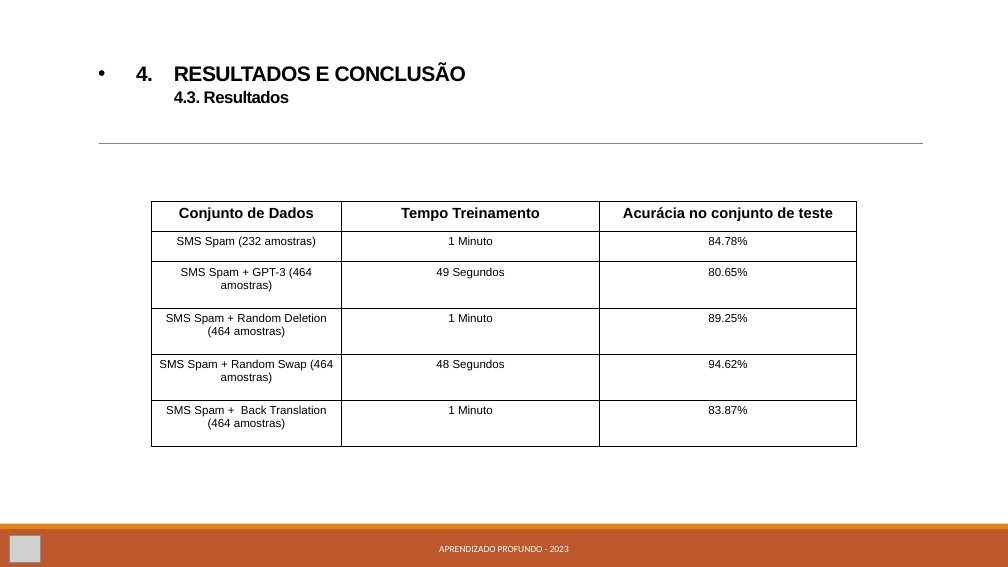
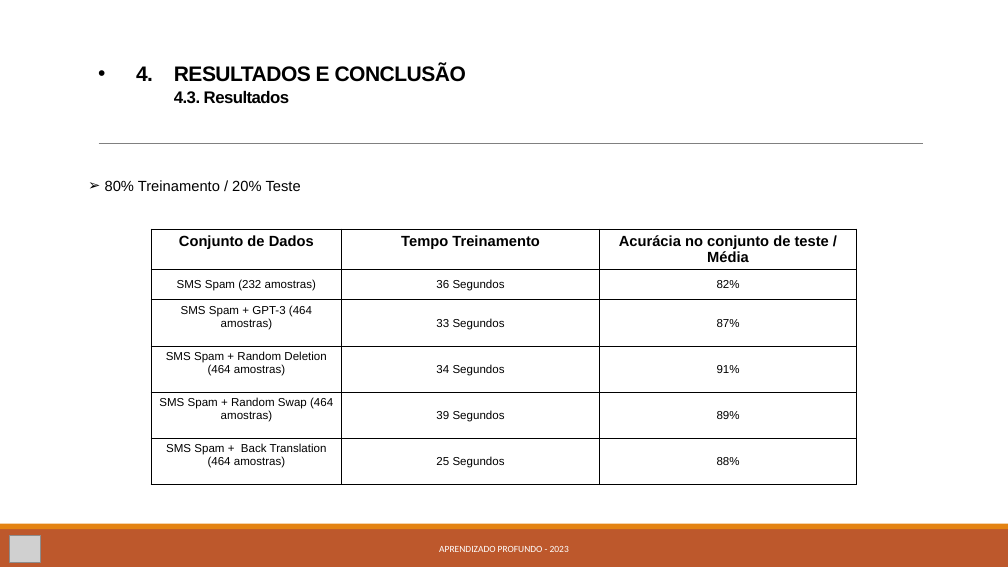
Before and after one commit to kevinsrq/data_augmentation, a slide deck: slide 21 of Apresentação.pptx (slide 16 before the commit). Drawn at 1008x567 pixels with LibreOffice and Linux fonts; fonts in the diff are those of the drawing; grey boxes stand for pictures. Boxes give left, top, right and bottom in pixels: in the first picture for what was removed or moved away, otherwise in the second. Text is boxed around its words. In the diff, an @@ line names an element or a change of style, - is before the commit and + after.

```diff
--- a/Apresentação.pptx
+++ b/Apresentação.pptx
@@ text added at [105, 180, 301, 191], 14 pt, text #000000 @@
+➢ 80% Treinamento / 20% Teste
@@ table at [151, 229, 858, 499] @@
-row 1, column 3: Acurácia no conjunto de teste
+row 1, column 3: Acurácia no conjunto de teste / Média
-row 2, column 2: 1 Minuto
+row 2, column 2: 36 Segundos
-row 2, column 3: 84.78%
+row 2, column 3: 82%
-row 3, column 2: 49 Segundos
+row 3, column 2: 33 Segundos
-row 3, column 3: 80.65%
+row 3, column 3: 87%
-row 4, column 2: 1 Minuto
+row 4, column 2: 34 Segundos
-row 4, column 3: 89.25%
+row 4, column 3: 91%
-row 5, column 2: 48 Segundos
+row 5, column 2: 39 Segundos
-row 5, column 3: 94.62%
+row 5, column 3: 89%
-row 6, column 2: 1 Minuto
+row 6, column 2: 25 Segundos
-row 6, column 3: 83.87%
+row 6, column 3: 88%
@@ table: place and size @@
-table at [151, 201, 858, 458]
+table at [151, 229, 858, 499]
```
Also in this commit, not shown: 10 other slides changed, 5 slides added.
